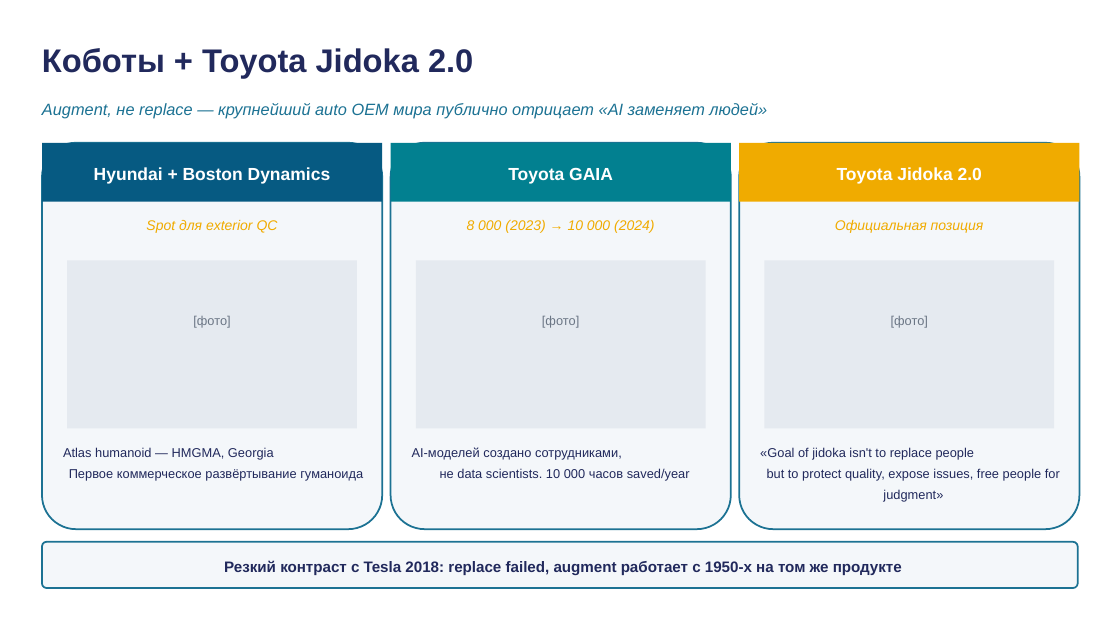
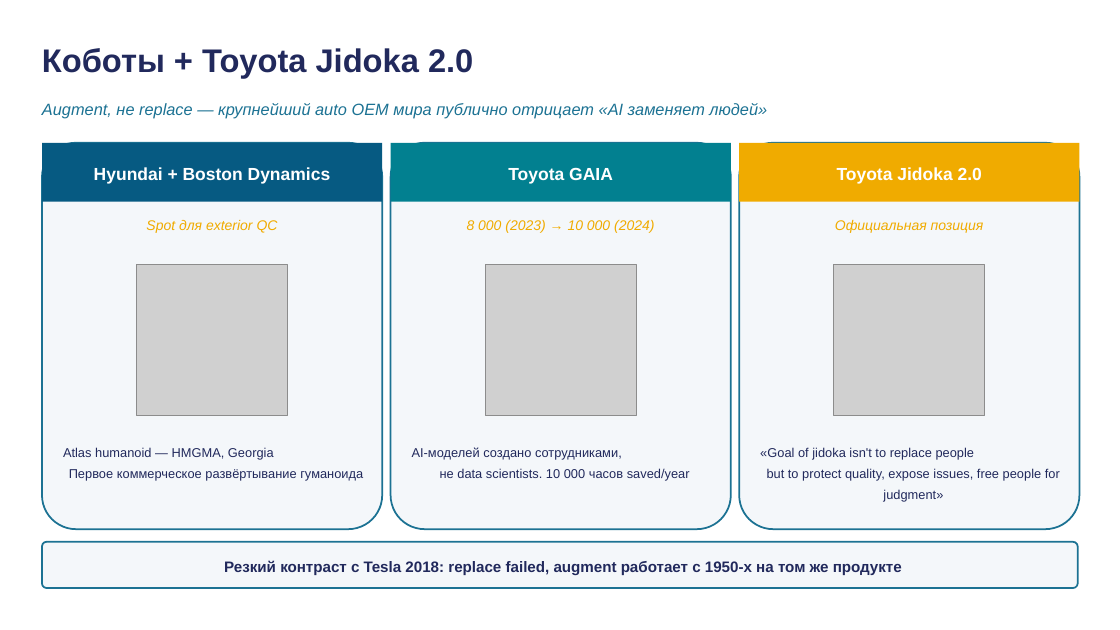
Before and after one commit to tellina-study/AI-usage-lessons, a slide deck: slide 18 of library/lectures/lec-11/rendered/lec-11.pptx. Drawn at 1120x630 pixels with LibreOffice and Linux fonts; fonts in the diff are those of the drawing; grey boxes stand for pictures. Boxes give left, top, right and bottom in pixels: in the first picture for what was removed or moved away, otherwise in the second. Text is boxed around its words. In the diff, an @@ line names an element or a change of style, - is before the commit and + after.

```diff
--- a/library/lectures/lec-11/rendered/lec-11.pptx
+++ b/library/lectures/lec-11/rendered/lec-11.pptx
@@ rectangle removed at (x1=67, y1=260, x2=357, y2=429) @@
@@ picture added at (x1=136, y1=265, x2=287, y2=416) @@
@@ rectangle removed at (x1=416, y1=260, x2=706, y2=429) @@
@@ picture added at (x1=485, y1=265, x2=636, y2=416) @@
@@ rectangle removed at (x1=765, y1=260, x2=1054, y2=429) @@
@@ picture added at (x1=833, y1=265, x2=985, y2=416) @@
@@ text removed at (x1=193, y1=316, x2=230, y2=328) @@
-[фото]
@@ text removed at (x1=542, y1=316, x2=579, y2=328) @@
-[фото]
@@ text removed at (x1=891, y1=316, x2=928, y2=328) @@
-[фото]
```
Also in this commit, not shown: 2 other slides changed, 25 other files.
